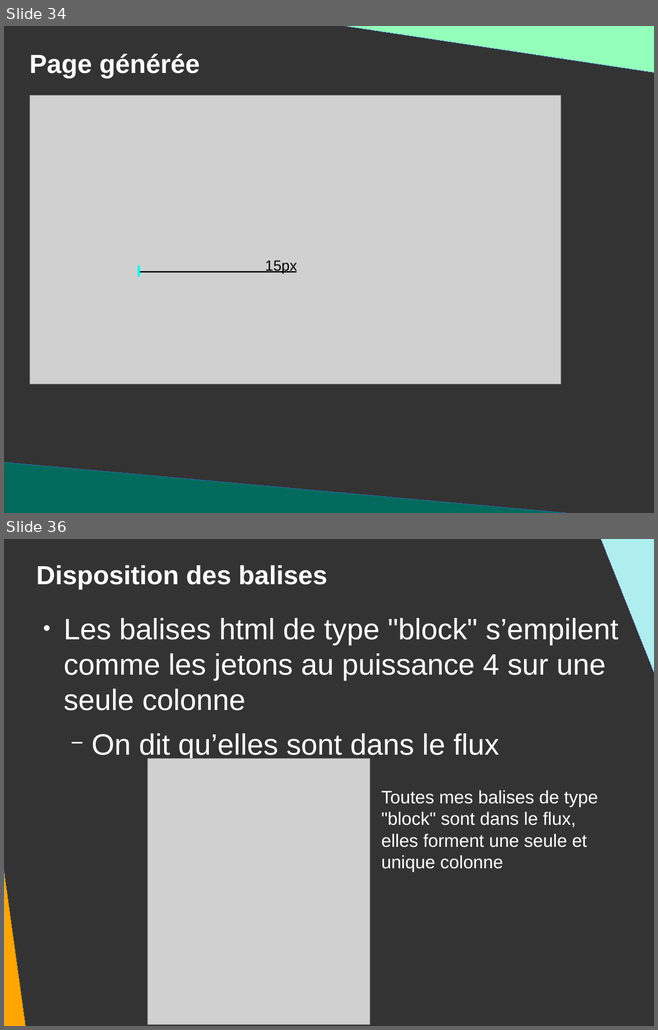
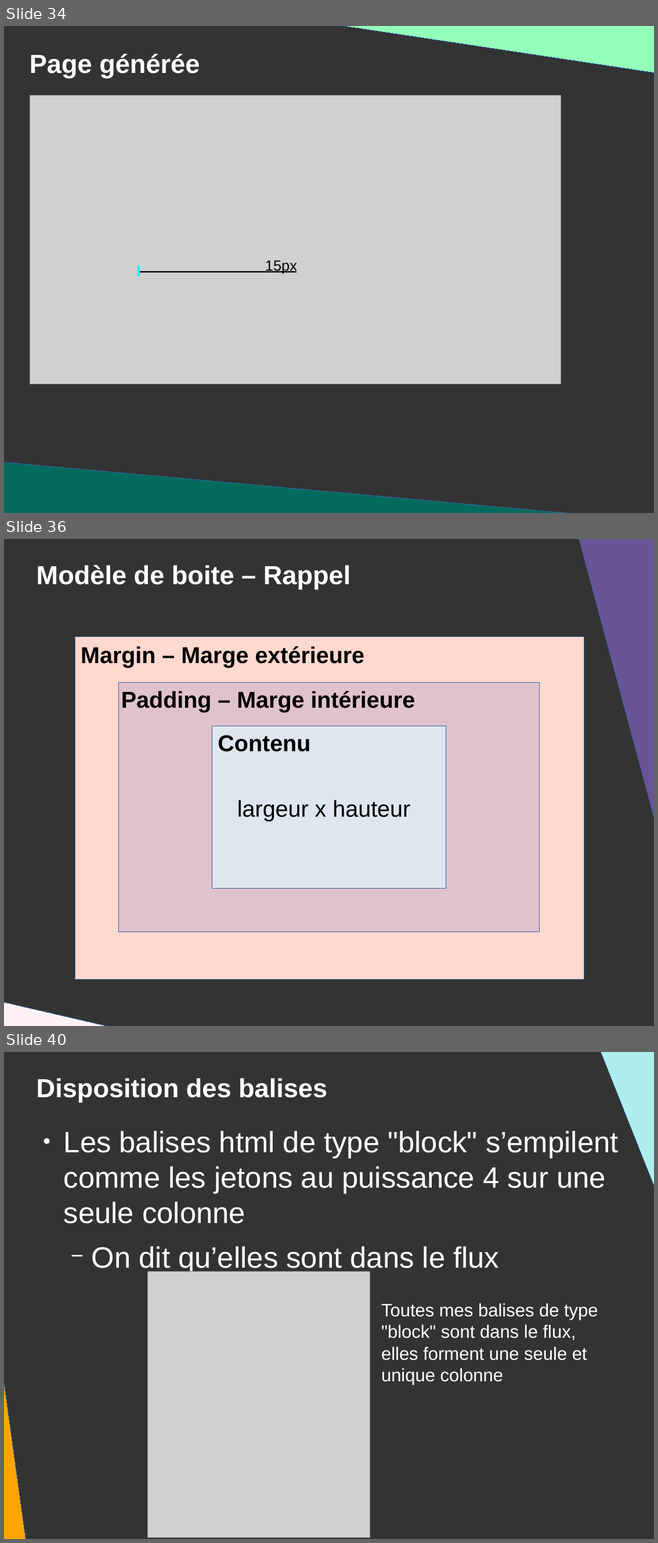
Before and after one commit to DanYellow/presentations, a slide deck: mmi/html/travaux-pratiques/numero-2/presentation.odp. Shown one above the other, each under a label of ours: slides 34 and 36 before the commit, slides 34, 36 and 40 after it; the slides between them are not shown. The pictures are 658x1030 and 658x1543 pixels, drawn with LibreOffice and Linux fonts; fonts in the diff are those of the drawing; grey boxes stand for pictures. Boxes give left, top, right and bottom in pixels: in the first picture for what was removed or moved away, otherwise in the second. Text is boxed around its words. In the diff, an @@ line names an element or a change of style, - is before the commit and + after.

Commit message:
Add homework related to 'modèle de boite'

```diff
--- a/mmi/html/travaux-pratiques/numero-2/presentation.odp
+++ b/mmi/html/travaux-pratiques/numero-2/presentation.odp
@@ slide 36 added at bbox=[4, 539, 654, 1026], background #333333 @@
@@ right triangle added at bbox=[568, 539, 654, 834], fill #685496, outline #3465A4 0 pt @@
@@ title added at bbox=[36, 565, 350, 589], 32 pt, text #FFFFFF, bold @@
+Modèle de boite – Rappel
@@ rectangle added at bbox=[75, 637, 584, 980], fill #FFD8CE, outline #3465A4 0 pt @@
@@ text added at bbox=[81, 646, 365, 668], 28 pt, text #000000, bold @@
+Margin – Marge extérieure
@@ rectangle added at bbox=[118, 682, 539, 932], fill #E0C2CD, outline #3465A4 0 pt @@
@@ text added at bbox=[121, 691, 415, 712], 28 pt, text #000000, bold @@
+Padding – Marge intérieure
@@ rectangle added at bbox=[212, 726, 446, 889], fill #DEE6EF, outline #3465A4 0 pt @@
@@ text added at bbox=[217, 735, 310, 752], 28 pt, text #000000, bold @@
+Contenu
@@ text added at bbox=[237, 800, 410, 821], 28 pt, text #000000 @@
+largeur x hauteur
@@ right triangle added at bbox=[4, 993, 369, 1026], fill #FFF0F5, outline #3465A4 0 pt @@
@@ what was slide 36 is now slide 40 @@
```
Also in this commit, not shown: 2 slides changed, 3 other slides added, 3 other files.
